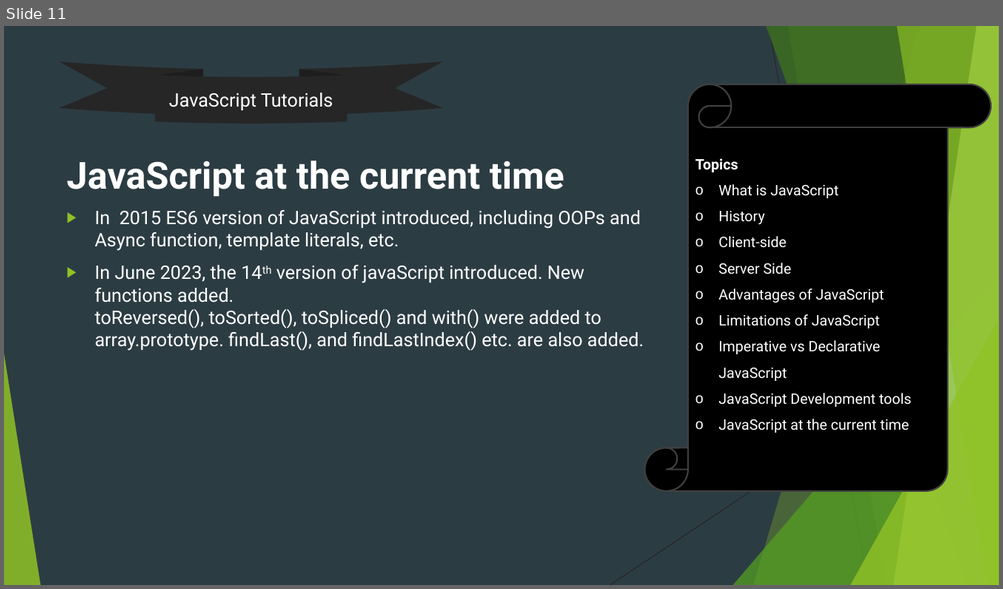
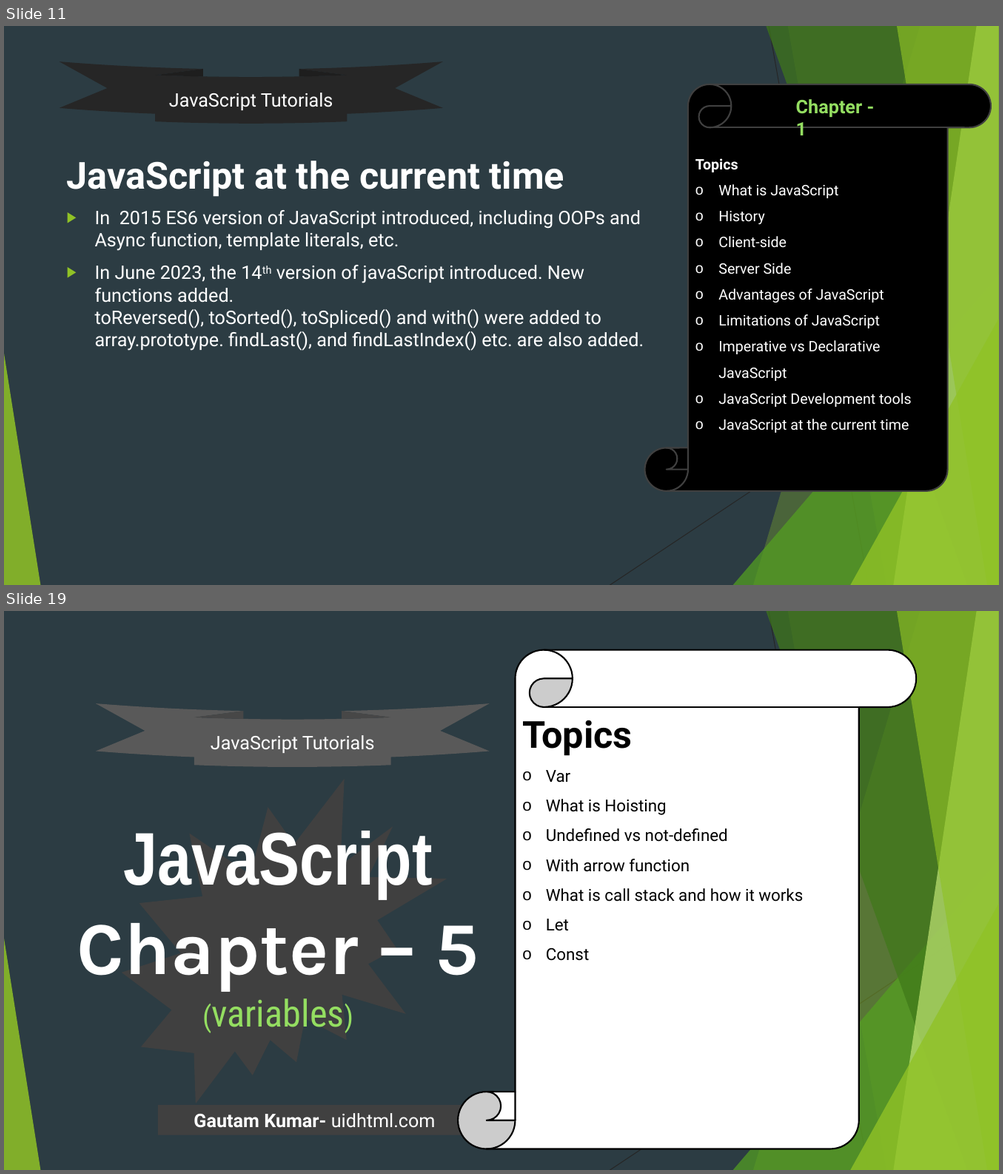
Before and after one commit to uidhtml/javascript-tutorials, a slide deck: Javascript Tutorials.pptx. Shown one above the other, each under a label of ours: slide 11 before the commit, slides 11 and 19 after it; the slides between them are not shown. The pictures are 1003x589 and 1003x1174 pixels, drawn with LibreOffice and Linux fonts; fonts in the diff are those of the drawing. Boxes give left, top, right and bottom in pixels: in the first picture for what was removed or moved away, otherwise in the second. Text is boxed around its words. In the diff, an @@ line names an element or a change of style, - is before the commit and + after.

Commit message:
Updated ppt file till chapter 4

```diff
--- a/Javascript Tutorials.pptx
+++ b/Javascript Tutorials.pptx
@@ slide 19 added at (4,611,999,1170), background #2C3C43; not listed: 10 template elements that a slide beside it also shows @@
@@ vertical scroll added at (458,649,916,1150), fill #FFFFFF, outline #000000 1.5 pt, 16 pt, text #000000 @@
+Topics
+o Var
+o What is Hoisting
+o Undefined vs not-defined
+o With arrow function
+o What is call stack and how it works
+o Let
+o Const
@@ ellipse ribbon added at (96,703,489,767), fill #595959, 18 pt, text #FFFFFF @@
+JavaScript Tutorials
@@ irregular seal added at (122,779,447,1104), fill #404040 @@
@@ title added at (77,831,479,1028), 72 pt, text #FFFFFF, bold @@
+JavaScript
+Chapter – 5
+(variables)
@@ rectangle added at (158,1105,471,1136), fill #404040, 18 pt, text #FFFFFF, bold @@
+Gautam Kumar- uidhtml.com
@@ slide 11 changed as well @@
@@ text added at (796,99,862,136), 18 pt, text #94DE61, bold @@
+Chapter - 1
```
Also in this commit, not shown: 8 other slides changed, 8 other slides added.
